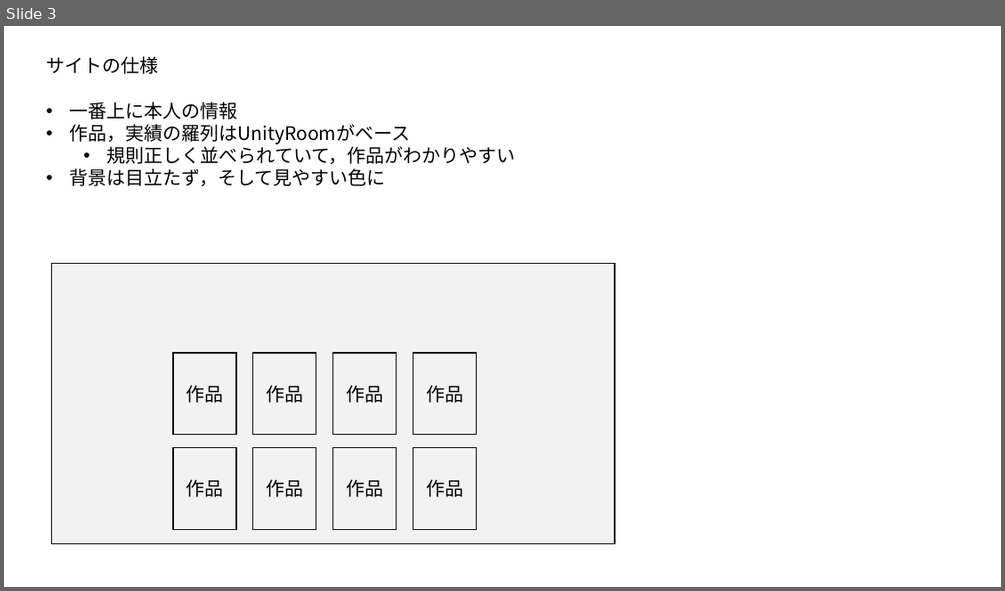
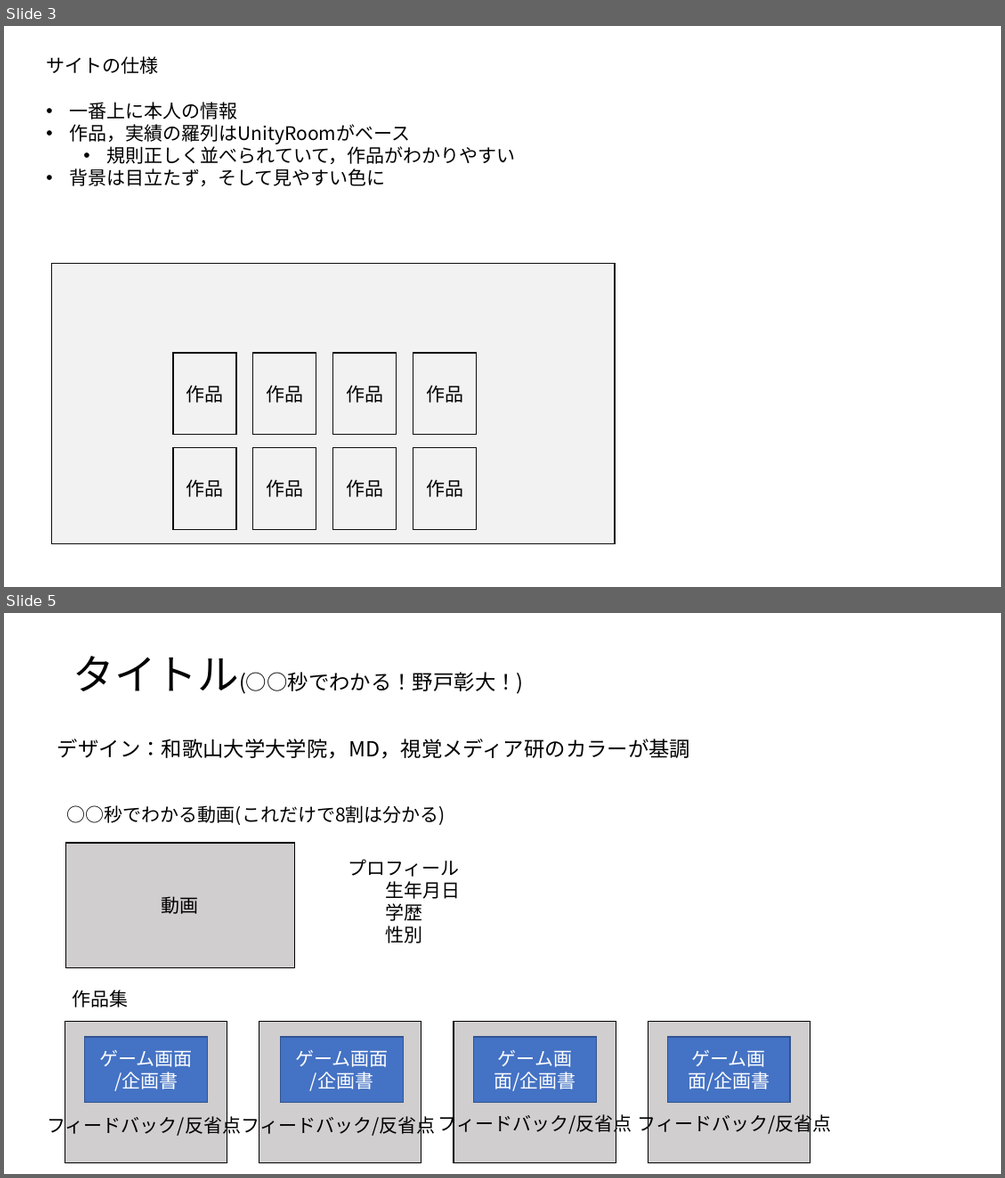
Before and after one commit to NottyAce/NotoWebSite, a slide deck: サイト設計図.pptx. Shown one above the other, each under a label of ours: slide 3 before the commit, slides 3 and 5 after it; the slides between them are not shown. The pictures are 1005x591 and 1005x1178 pixels, drawn with LibreOffice and Linux fonts; fonts in the diff are those of the drawing. Boxes give left, top, right and bottom in pixels: in the first picture for what was removed or moved away, otherwise in the second. Text is boxed around its words. In the diff, an @@ line names an element or a change of style, - is before the commit and + after.

Commit message:
動画構成について記載
内容は書いた
あとはできるかどうか

```diff
--- a/サイト設計図.pptx
+++ b/サイト設計図.pptx
@@ slide 5 added at <box>4,613,1001,1174</box>, background #FFFFFF @@
@@ text added at <box>73,656,524,694</box>, 20 pt, text #000000 @@
+タイトル(○○秒でわかる！野戸彰大！)
@@ text added at <box>57,738,690,759</box>, 20 pt, text #000000 @@
+デザイン：和歌山大学大学院，MD，視覚メディア研のカラーが基調
@@ text added at <box>67,805,445,825</box>, 18 pt, text #000000 @@
+○○秒でわかる動画(これだけで8割は分かる)
@@ rectangle added at <box>66,843,295,967</box>, fill #D0CECE, outline #000000 1 pt, 18 pt, text #000000 @@
+動画
@@ text added at <box>348,859,460,943</box>, 18 pt, text #000000 @@
+プロフィール
+生年月日
+学歴
+性別
@@ text added at <box>73,989,129,1007</box>, 18 pt, text #000000 @@
+作品集
@@ rectangle added at <box>65,1022,227,1163</box>, fill #D0CECE, outline #000000 1 pt @@
@@ rectangle added at <box>85,1037,208,1102</box>, fill #4472C4, outline #325491 1 pt, 18 pt, text #FFFFFF @@
+ゲーム画面
+/企画書
@@ rectangle added at <box>259,1022,421,1163</box>, fill #D0CECE, outline #000000 1 pt @@
@@ rectangle added at <box>281,1037,404,1102</box>, fill #4472C4, outline #325491 1 pt, 18 pt, text #FFFFFF @@
+ゲーム画面
+/企画書
@@ rectangle added at <box>453,1022,615,1163</box>, fill #D0CECE, outline #000000 1 pt @@
@@ rectangle added at <box>474,1037,596,1102</box>, fill #4472C4, outline #325491 1 pt, 18 pt, text #FFFFFF @@
+ゲーム画面/企画書
@@ rectangle added at <box>647,1022,810,1163</box>, fill #D0CECE, outline #000000 1 pt @@
@@ rectangle added at <box>667,1037,790,1102</box>, fill #4472C4, outline #325491 1 pt, 18 pt, text #FFFFFF @@
+ゲーム画面/企画書
@@ text added at <box>47,1113,435,1136</box>, 18 pt, text #000000 @@
+フィードバック/反省点
@@ text added at <box>47,1113,435,1136</box>, 18 pt, text #000000 @@
+フィードバック/反省点
@@ text added at <box>437,1111,631,1135</box>, 18 pt, text #000000 @@
+フィードバック/反省点
@@ text added at <box>638,1111,832,1135</box>, 18 pt, text #000000 @@
+フィードバック/反省点
```
Also in this commit, not shown: 4 other slides added.
